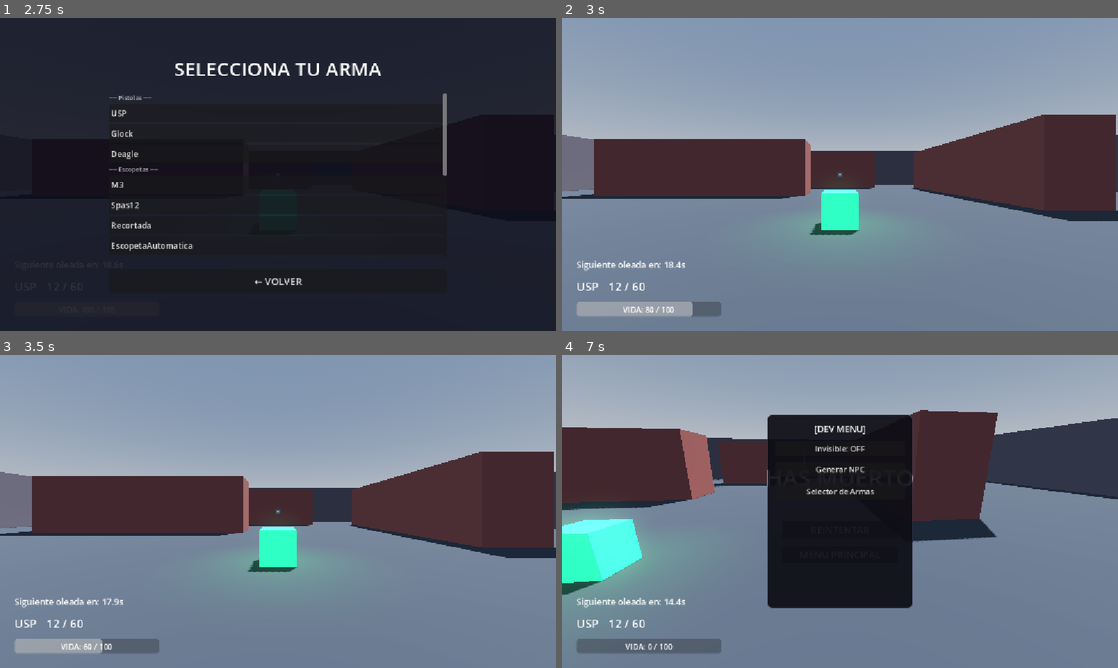
Above: before the commit, frames 1-4 (two rows, left to right).
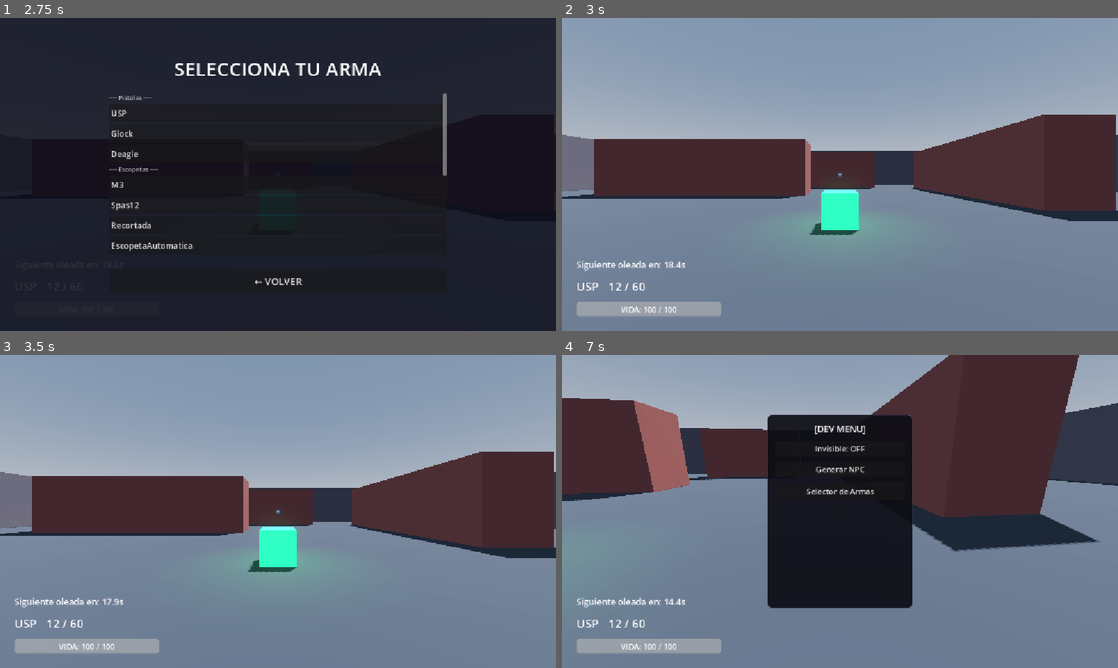
Above: after the commit, the same moments.

Repository: Jillkrav/Fps-Prueba
Game: Godot game, scene res://scenes/main_menu.tscn
Two runs of this game, one before a commit and one after it. Both use one fixed random seed, a clock stepped at 60 frames per second and the inputs below. The engine's default icon, where the game draws it, is replaced by a stand-in: a white triangle on a blue panel in a dark square.
Inputs (mouse positions are in pixels of both pictures, inside the frame that each line leads up to):
- Up to frame 1 (2.75 s): click "JUGAR" at 0.5 s; click "MAPA 1 (Laberíntico)" at 1.25 s; click "🔴 EQUIPO ROJO" at 2 s
- Up to frame 2 (3 s): click "USP" at 2.75 s
- Up to frame 3 (3.5 s): no input
- Up to frame 4 (7 s): tap Enter (ui_accept) at 3.5, 3.77, 4.52, 6.02 s; move the mouse to (867, 511) at 3.52 s; hold W 3.53-4.28 s; tap Q at 3.6 s; click (867, 511) at 3.67 s; move the mouse to (728, 527) at 4.27 s; hold S 4.28-5.03 s; tap R at 4.35 s; move the mouse to (895, 442) at 5.02 s; hold D 5.03-5.78 s; hold F 5.03-5.78 s; move the mouse to (812, 574) at 5.77 s; hold W 5.78-6.5 s; tap Space at 5.85 s; click (812, 574) at 5.92 s; click (840, 530) at 6.5 s, where only the run before the commit has a clickable "REINTENTAR"

Frame 1 is identical in both runs. In frame 2, 0.4% of the frame differs, in the area x 10-29%, y 90-96%; in frame 3, 0.6%; in frame 4, 22%, in the area x 0-100%, y 0-96%.
Error after the commit: Invalid assignment of property or key 'equipo' with value of type 'String' on a base object of type 'CharacterBody3D (NpcBase)'. (res://scripts/spawner.gd:114)

Commit message:
feat(equipos): sistema de equipos por ID numerico, espectador por defecto, escalable

Diff:
--- a/scripts/dev_menu.gd
+++ b/scripts/dev_menu.gd
@@ -24,19 +24,21 @@
 func _ready() -> void:
 	process_mode = Node.PROCESS_MODE_ALWAYS
 
-	opt_tipo_npc.clear()
-	_poblar_armas_en(opt_tipo_npc)
-
+	# Poblar OptionButton de equipo (usa IDs de GameState.Equipo)
 	opt_relacion.clear()
-	opt_relacion.add_item("Enemigo", NpcBase.Relacion.ENEMIGO)
-	opt_relacion.add_item("Aliado",  NpcBase.Relacion.AMIGABLE)
-	opt_relacion.add_item("Neutral", NpcBase.Relacion.NEUTRAL)
+	for id in GameState.NOMBRE_EQUIPO.keys():
+		opt_relacion.add_item(GameState.nombre_equipo(id), id)
+	# Seleccionar equipo Rojo por defecto para spawn de NPC
+	_seleccionar_opcion(opt_relacion, GameStateClass.Equipo.ROJO)
 
 	opt_experiencia.clear()
 	opt_experiencia.add_item("Baja",  NpcBase.Experiencia.BAJA)
 	opt_experiencia.add_item("Media", NpcBase.Experiencia.MEDIA)
 	opt_experiencia.add_item("Alta",  NpcBase.Experiencia.ALTA)
 
+	opt_tipo_npc.clear()
+	_poblar_armas_en(opt_tipo_npc)
+
 	visible = false
 	panel_principal.visible = true
 	panel_npc.visible = false
@@ -47,8 +49,14 @@
 	btn_volver.pressed.connect(_on_volver_pressed)
 
 	_agregar_btn_selector_armas()
-	# Diferir la construccion del panel para que el arbol este listo
 	_build_panel_armas.call_deferred()
+
+# Selecciona la opcion del OptionButton cuyo id coincide
+func _seleccionar_opcion(opt: OptionButton, id: int) -> void:
+	for i in opt.item_count:
+		if opt.get_item_id(i) == id:
+			opt.select(i)
+			return
 
 # ── Boton Selector de Armas en panel principal ──────────────────────
 func _agregar_btn_selector_armas() -> void:
@@ -74,7 +82,6 @@
 	_panel_armas.custom_minimum_size = Vector2(320, 0)
 	_panel_armas.grow_horizontal = Control.GROW_DIRECTION_BOTH
 	_panel_armas.grow_vertical   = Control.GROW_DIRECTION_BOTH
-	# call_deferred garantiza que el arbol ya termino de configurar sus hijos
 	get_parent().add_child(_panel_armas)
 
 	var margin := MarginContainer.new()
@@ -136,7 +143,6 @@
 			_weapon_list.add_child(btn)
 
 func _on_selector_armas_pressed() -> void:
-	# Esperar a que el panel este listo si todavia no se construyo
 	if not is_instance_valid(_panel_armas):
 		await get_tree().process_frame
 	_poblar_panel_armas()
@@ -219,12 +225,18 @@
 	if not npc:
 		push_error("DevMenu: la escena no instancio NpcBase")
 		return
+
 	npc._relacion_forzada = true
-	npc.relacion    = opt_relacion.get_selected_id() as NpcBase.Relacion
+
+	# Equipo: leer el ID seleccionado del OptionButton de equipo
+	var equipo_id: int = opt_relacion.get_selected_id()
+	npc.equipo_id = equipo_id
+
 	npc.experiencia = opt_experiencia.get_selected_id() as NpcBase.Experiencia
 	var idx: int = opt_tipo_npc.get_selected()
 	if idx >= 0 and idx < _armas_lista.size():
 		npc.nombre_arma = _armas_lista[idx]
+
 	var player: Node3D = get_tree().get_first_node_in_group("player") as Node3D
 	if not player:
 		push_error("DevMenu: no se encontro al jugador")
@@ -236,9 +248,10 @@
 	var world: Node = player.get_parent()
 	world.add_child(npc)
 	npc.global_transform.origin = spawn_pos
+
 	var arma_txt: String = npc.nombre_arma if npc.nombre_arma != "" else "Melee"
 	lbl_status.text = "NPC: %s | %s | Arma: %s" % [
-		opt_relacion.get_item_text(opt_relacion.get_selected()),
+		GameState.nombre_equipo(equipo_id),
 		opt_experiencia.get_item_text(opt_experiencia.get_selected()),
 		arma_txt
 	]
--- a/scripts/game_state.gd
+++ b/scripts/game_state.gd
@@ -1,12 +1,60 @@
 # scripts/game_state.gd
 # Autoload singleton registrado como "GameState".
-# Guarda el estado persistente entre escenas (mapa y arma seleccionados).
-# Las configuraciones de armas ya NO se guardan aqui: usa ConfigManager.get_arma().
+# Guarda el estado persistente entre escenas.
+
 extends Node
 class_name GameStateClass
+
+# --- Sistema de equipos ---
+# Equipo 0 = Espectador (sin equipo, sin amigos ni enemigos)
+# Equipo 1 = Azul
+# Equipo 2 = Rojo
+# Equipo 3 = Amarillo (futuro)
+# Equipo 4 = Verde    (futuro)
+enum Equipo {
+	ESPECTADOR = 0,
+	AZUL       = 1,
+	ROJO       = 2,
+	AMARILLO   = 3,
+	VERDE      = 4
+}
+
+# Nombres para mostrar en UI
+const NOMBRE_EQUIPO: Dictionary = {
+	0: "Espectador",
+	1: "Azul",
+	2: "Rojo",
+	3: "Amarillo",
+	4: "Verde"
+}
+
+# Colores representativos de cada equipo
+const COLOR_EQUIPO: Dictionary = {
+	0: Color(0.6, 0.6, 0.6),   # Gris Espectador
+	1: Color(0.15, 0.35, 0.9), # Azul
+	2: Color(0.85, 0.15, 0.15),# Rojo
+	3: Color(0.85, 0.75, 0.1), # Amarillo
+	4: Color(0.15, 0.75, 0.25) # Verde
+}
 
 var selected_map:    String = "res://scenes/maps/map_1.tscn"
 var selected_weapon: String = "USP"
 
+# El jugador empieza como Espectador (sin equipo)
+var player_team: int = Equipo.ESPECTADOR
+
 func _ready() -> void:
 	pass
+
+# Devuelve true si el equipo_a es enemigo del equipo_b.
+# Espectador (0) NUNCA es enemigo ni aliado de nadie.
+func son_enemigos(equipo_a: int, equipo_b: int) -> bool:
+	if equipo_a == Equipo.ESPECTADOR or equipo_b == Equipo.ESPECTADOR:
+		return false
+	return equipo_a != equipo_b
+
+func nombre_equipo(id: int) -> String:
+	return NOMBRE_EQUIPO.get(id, "Desconocido")
+
+func color_equipo(id: int) -> Color:
+	return COLOR_EQUIPO.get(id, Color.WHITE)
--- a/scripts/npc_base.gd
+++ b/scripts/npc_base.gd
@@ -4,9 +4,12 @@
 class_name NpcBase
 
 enum Sexo { MASCULINO, FEMENINO }
-enum Relacion { AMIGABLE, NEUTRAL, ENEMIGO }
 enum Experiencia { BAJA, MEDIA, ALTA }
 enum Estado { IDLE, GUARDIA, ALERTA, BUSCANDO, ESCONDIENDOSE, SIGUIENDO, ATACANDO }
+
+# NOTA: Relacion se mantiene solo para compatibilidad con el DevMenu.
+# La logica real de amistad/enemistad depende del equipo (equipo_id).
+enum Relacion { AMIGABLE, NEUTRAL, ENEMIGO }
 
 @export var npc_name: String = "NPC"
 @export var especie: String = ""
@@ -16,8 +19,11 @@
 @export var skin_path: String = ""
 @export var voz_path: String = ""
 @export var estado: Estado = Estado.IDLE
-@export var equipo: String = "rojo"
 @export var nombre_arma: String = ""
+
+# ID numerico de equipo (usar GameState.Equipo.*)
+# Por defecto Rojo=2 para NPCs enemigos del mapa
+@export var equipo_id: int = 2
 
 var _relacion_forzada: bool = false
 
@@ -50,24 +56,22 @@
 func _ready() -> void:
 	add_to_group("npcs")
 	if max_health == 100.0:
-		if relacion == Relacion.AMIGABLE:
-			max_health = ConfigManager.get_vida_npc("Aliado")
-		else:
-			max_health = ConfigManager.get_vida_npc("Enemigo")
+		max_health = ConfigManager.get_vida_npc("Enemigo")
 	current_health = max_health
 
-	# --- FIX 1: asignar equipo segun relacion siempre, no solo para ENEMIGO ---
+	# Si no fue forzado desde afuera, asignar equipo segun relacion legada
 	if not _relacion_forzada:
-		if relacion == Relacion.ENEMIGO:
-			equipo = "rojo"
-		elif relacion == Relacion.AMIGABLE:
-			equipo = _equipo_jugador_actual()
-		else:
-			equipo = "neutral"
-	# Si _relacion_forzada == true, el equipo lo asigna quien instancia el NPC
+		match relacion:
+			Relacion.ENEMIGO:
+				equipo_id = GameStateClass.Equipo.ROJO
+			Relacion.AMIGABLE:
+				# Aliado = mismo equipo que el jugador
+				equipo_id = _equipo_jugador()
+			Relacion.NEUTRAL:
+				equipo_id = GameStateClass.Equipo.ESPECTADOR
 
 	_configurar_arma()
-	_apply_relation_color()
+	_apply_team_color()
 	_pick_target()
 	_setup_healthbar()
 
@@ -90,7 +94,7 @@
 	_es_ranged = rango_cfg > 1.8
 	var categoria: String = str(cfg.get("Categoria", "")).to_lower()
 	_es_escopeta = categoria.contains("escopeta") or nombre_arma.to_lower().contains("shotgun")
-	var danno_raw = cfg.get("DannoAlNPC", cfg.get("DaNNOAlNPC", cfg.get("DaNNÃ±oAlNPC", cfg.get("DaNNioAlNPC", 0.0))))
+	var danno_raw = cfg.get("DannoAlNPC", cfg.get("DaNNOAlNPC", cfg.get("DaNNioAlNPC", 0.0)))
 	var danno_val: float = float(danno_raw)
 	if danno_val <= 0.0:
 		danno_val = float(cfg.get("Danno", cfg.get("Dano", 20.0)))
@@ -110,14 +114,14 @@
 		if cam:
 			_healthbar_root.look_at(cam.global_transform.origin, Vector3.UP)
 
-	# --- FIX 2: retargeteo periodico para que NPCs se ataquen entre si ---
+	# Retargeteo periodico para detectar nuevos enemigos
 	_retarget_timer += delta
 	if _retarget_timer >= RETARGET_INTERVAL:
 		_retarget_timer = 0.0
-		if target == null or not is_instance_valid(target) or (target.has_method("is_dead") and target.get("is_dead") == true):
+		if target == null or not is_instance_valid(target) or (target.has_method("is_dead") and target.get("is_dead")):
 			_pick_target()
 
-	if target == null or not is_instance_valid(target) or (target.has_method("is_dead") and target.get("is_dead") == true):
+	if target == null or not is_instance_valid(target) or (target.has_method("is_dead") and target.get("is_dead")):
 		_pick_target()
 
 	if not is_on_floor():
@@ -125,9 +129,9 @@
 	else:
 		velocity.y = 0.0
 
-	# --- FIX 3: invisibilidad usa _es_enemigo_de, sin depender de relacion==ENEMIGO ---
+	# Invisibilidad: ignorar al jugador si es enemigo y esta en grupo invisible
 	var player: Node = get_tree().get_first_node_in_group("player")
-	if player and player.is_in_group("invisible_to_npc") and _es_enemigo_de(player):
+	if player and player.is_in_group("invisible_to_npc") and _es_enemigo_de_nodo(player):
 		velocity.x = move_toward(velocity.x, 0, speed)
 		velocity.z = move_toward(velocity.z, 0, speed)
 		move_and_slide()
@@ -214,52 +218,48 @@
 	if is_instance_valid(_weapon_label_3d):
 		_weapon_label_3d.text = nombre if nombre != "" else "Melee"
 
-func _apply_relation_color() -> void:
+func _apply_team_color() -> void:
 	var mesh: MeshInstance3D = get_node_or_null("MeshInstance3D")
 	if not mesh:
 		return
 	var mat := StandardMaterial3D.new()
-	match equipo:
-		"rojo":
-			mat.albedo_color = Color(0.85, 0.15, 0.15)
-		"azul":
-			mat.albedo_color = Color(0.15, 0.35, 0.9)
-		_:
-			mat.albedo_color = Color(0.7, 0.7, 0.1)
+	mat.albedo_color = GameState.color_equipo(equipo_id)
 	_base_color = mat.albedo_color
 	mesh.set_surface_override_material(0, mat)
 
-func _equipo_jugador_actual() -> String:
-	var gs: Node = get_node_or_null("/root/GameState")
-	if gs and "selected_team" in gs:
-		var equipo_jugador: String = String(gs.selected_team).strip_edges().to_lower()
-		if equipo_jugador == "rojo" or equipo_jugador == "azul":
-			return equipo_jugador
-	return "azul"
-
-func _es_enemigo_de(otro: Node) -> bool:
+# Devuelve el equipo_id del jugador desde GameState
+func _equipo_jugador() -> int:
+	return GameState.player_team
+
+# Devuelve true si este NPC es enemigo de otro nodo (player o NpcBase)
+func _es_enemigo_de_nodo(otro: Node) -> bool:
 	if not is_instance_valid(otro):
 		return false
+	var otro_equipo: int
 	if otro.is_in_group("player"):
-		return equipo != _equipo_jugador_actual()
-	if otro is NpcBase:
-		return equipo != String(otro.equipo).strip_edges().to_lower()
-	return false
+		otro_equipo = _equipo_jugador()
+	elif otro is NpcBase:
+		otro_equipo = otro.equipo_id
+	else:
+		return false
+	return GameState.son_enemigos(equipo_id, otro_equipo)
 
 func _pick_target() -> void:
 	target = null
 	var closest_dist: float = INF
+	# Evaluar jugador
 	var player: Node = get_tree().get_first_node_in_group("player")
-	if player and is_instance_valid(player) and _es_enemigo_de(player):
+	if player and is_instance_valid(player) and _es_enemigo_de_nodo(player):
 		if not player.is_in_group("invisible_to_npc"):
 			var d: float = global_transform.origin.distance_to((player as Node3D).global_transform.origin)
 			if d < closest_dist:
 				closest_dist = d
 				target = player as Node3D
+	# Evaluar otros NPCs
 	for node in get_tree().get_nodes_in_group("npcs"):
 		if node == self:
 			continue
-		if node is NpcBase and not node.is_dead and _es_enemigo_de(node):
+		if node is NpcBase and not node.is_dead and _es_enemigo_de_nodo(node):
 			var d: float = global_transform.origin.distance_to(node.global_transform.origin)
 			if d < closest_dist:
 				closest_dist = d
